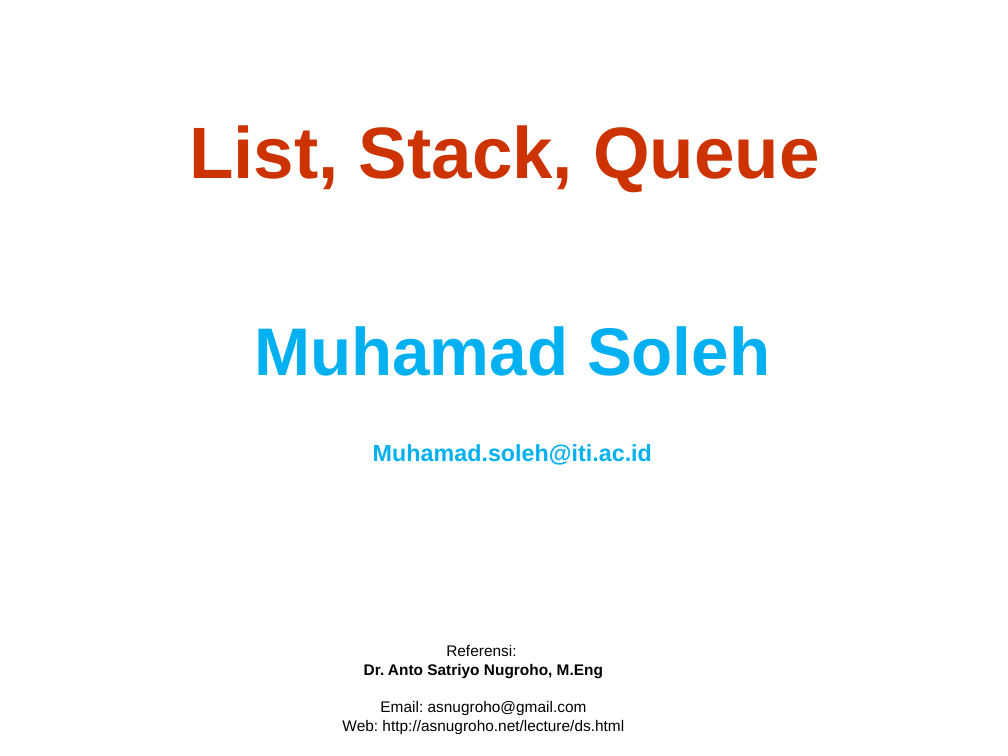
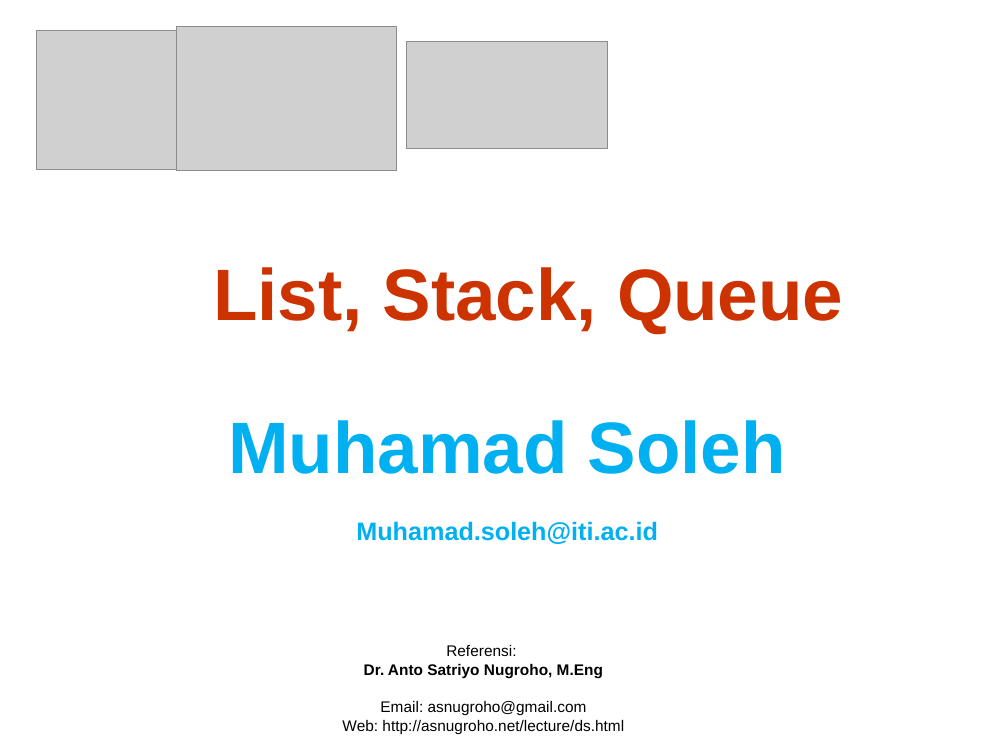
Before and after one commit to muhamadsoleh99/stack, a slide deck: slide 1 of Stack dan Queue_tita.ppt. Drawn at 1008x756 pixels with LibreOffice and Linux fonts; fonts in the diff are those of the drawing; grey boxes stand for pictures. Boxes give left, top, right and bottom in pixels: in the first picture for what was removed or moved away, otherwise in the second. Text is boxed around its words. In the diff, an @@ line names an element or a change of style, - is before the commit and + after.

```diff
--- a/Stack dan Queue_tita.ppt
+++ b/Stack dan Queue_tita.ppt
@@ picture added at (x1=176, y1=26, x2=396, y2=170) @@
@@ picture added at (x1=36, y1=30, x2=175, y2=169) @@
@@ picture added at (x1=406, y1=41, x2=608, y2=149) @@
@@ title "List, Stack, Queue" moved from (x1=189, y1=125, x2=819, y2=191) to (x1=213, y1=267, x2=843, y2=334) @@
@@ text "Muhamad Soleh" moved from (x1=254, y1=326, x2=770, y2=465) to (x1=228, y1=420, x2=786, y2=544) @@
@@ text "Muhamad Soleh" at (x1=228, y1=420, x2=786, y2=544): size 48.1 to 52 pt in "Muhamad Soleh"; size 16.6 to 18 pt in "Muhamad.soleh@iti.ac.id" @@
```
Also in this commit, not shown: 1 other slide changed.
